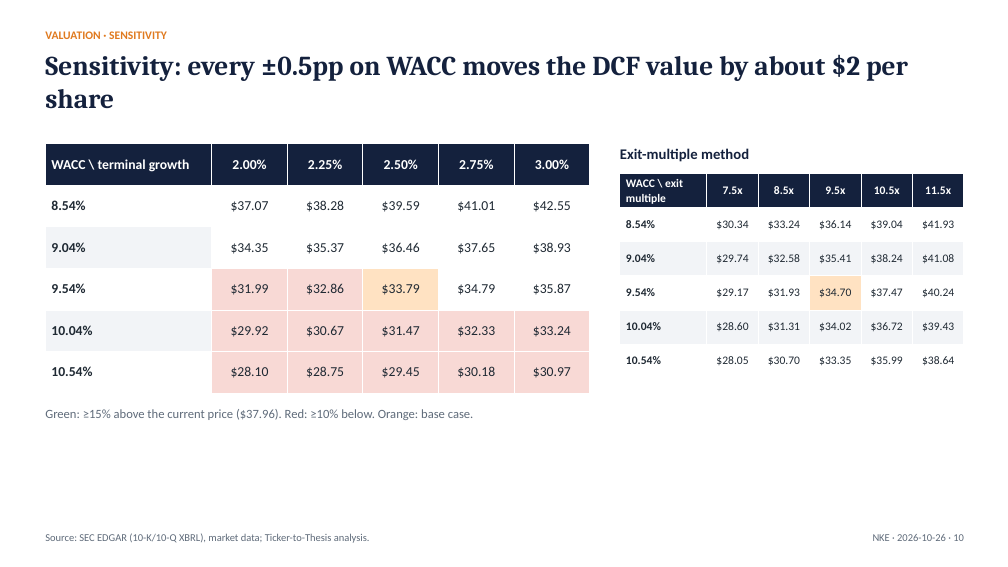
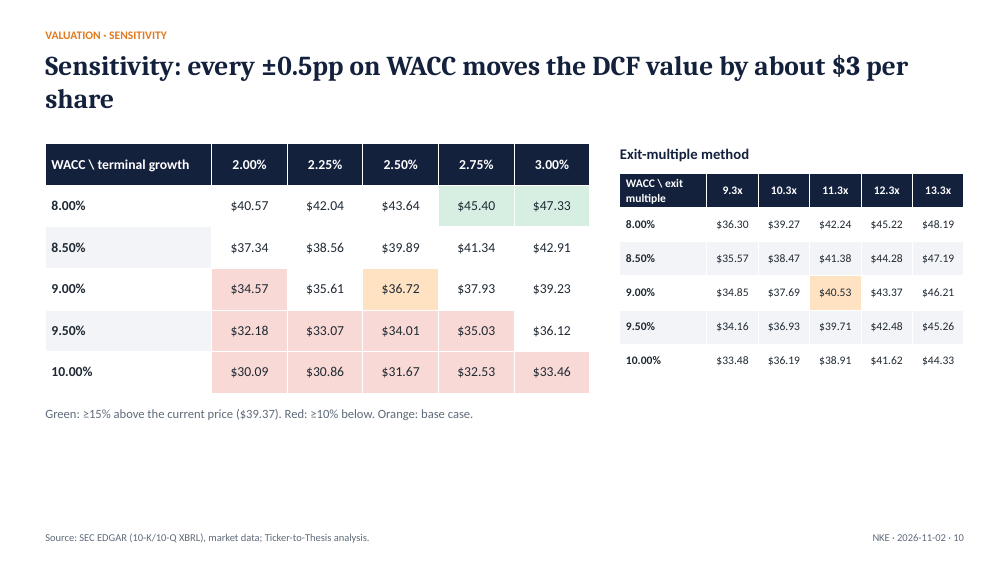
Before and after one commit to Abhishek10-r/ticker-to-thesis, a slide deck: slide 10 of examples/nike/latest/NKE_pitch_deck.pptx. Drawn at 1008x567 pixels with LibreOffice and Linux fonts; fonts in the diff are those of the drawing. Boxes give left, top, right and bottom in pixels: in the first picture for what was removed or moved away, otherwise in the second. Text is boxed around its words. In the diff, an @@ line names an element or a change of style, - is before the commit and + after.

```diff
--- a/examples/nike/latest/NKE_pitch_deck.pptx
+++ b/examples/nike/latest/NKE_pitch_deck.pptx
@@ text at <box>45,55,908,109</box>: text changed @@
-Sensitivity: every ±0.5pp on WACC moves the DCF value by about $2 per share
+Sensitivity: every ±0.5pp on WACC moves the DCF value by about $3 per share
@@ table at <box>45,144,590,393</box> @@
-row 2: 8.54% | $37.07 | $38.28 | $39.59 | $41.01 | $42.55
+row 2: 8.00% | $40.57 | $42.04 | $43.64 | $45.40 | $47.33
-row 3: 9.04% | $34.35 | $35.37 | $36.46 | $37.65 | $38.93
+row 3: 8.50% | $37.34 | $38.56 | $39.89 | $41.34 | $42.91
-row 4: 9.54% | $31.99 | $32.86 | $33.79 | $34.79 | $35.87
+row 4: 9.00% | $34.57 | $35.61 | $36.72 | $37.93 | $39.23
-row 5: 10.04% | $29.92 | $30.67 | $31.47 | $32.33 | $33.24
+row 5: 9.50% | $32.18 | $33.07 | $34.01 | $35.03 | $36.12
-row 6: 10.54% | $28.10 | $28.75 | $29.45 | $30.18 | $30.97
+row 6: 10.00% | $30.09 | $30.86 | $31.67 | $32.53 | $33.46
@@ fill #FFFFFF to #D7EFE2 in 2 cells @@
@@ fill #F8D9D5 to #FFFFFF in 2 cells @@
@@ table at <box>620,174,964,378</box> @@
-row 1: WACC \ exit multiple | 7.5x | 8.5x | 9.5x | 10.5x | 11.5x
+row 1: WACC \ exit multiple | 9.3x | 10.3x | 11.3x | 12.3x | 13.3x
-row 2: 8.54% | $30.34 | $33.24 | $36.14 | $39.04 | $41.93
+row 2: 8.00% | $36.30 | $39.27 | $42.24 | $45.22 | $48.19
-row 3: 9.04% | $29.74 | $32.58 | $35.41 | $38.24 | $41.08
+row 3: 8.50% | $35.57 | $38.47 | $41.38 | $44.28 | $47.19
-row 4: 9.54% | $29.17 | $31.93 | $34.70 | $37.47 | $40.24
+row 4: 9.00% | $34.85 | $37.69 | $40.53 | $43.37 | $46.21
-row 5: 10.04% | $28.60 | $31.31 | $34.02 | $36.72 | $39.43
+row 5: 9.50% | $34.16 | $36.93 | $39.71 | $42.48 | $45.26
-row 6: 10.54% | $28.05 | $30.70 | $33.35 | $35.99 | $38.64
+row 6: 10.00% | $33.48 | $36.19 | $38.91 | $41.62 | $44.33
@@ text at <box>45,409,474,420</box>: text changed @@
-Green: ≥15% above the current price ($37.96). Red: ≥10% below. Orange: base case.
+Green: ≥15% above the current price ($39.37). Red: ≥10% below. Orange: base case.
@@ text at <box>873,534,964,541</box>: text changed @@
-NKE · 2026-10-26 · 10
+NKE · 2026-11-02 · 10
```
Also in this commit, not shown: 14 other slides changed, 4 other files.
